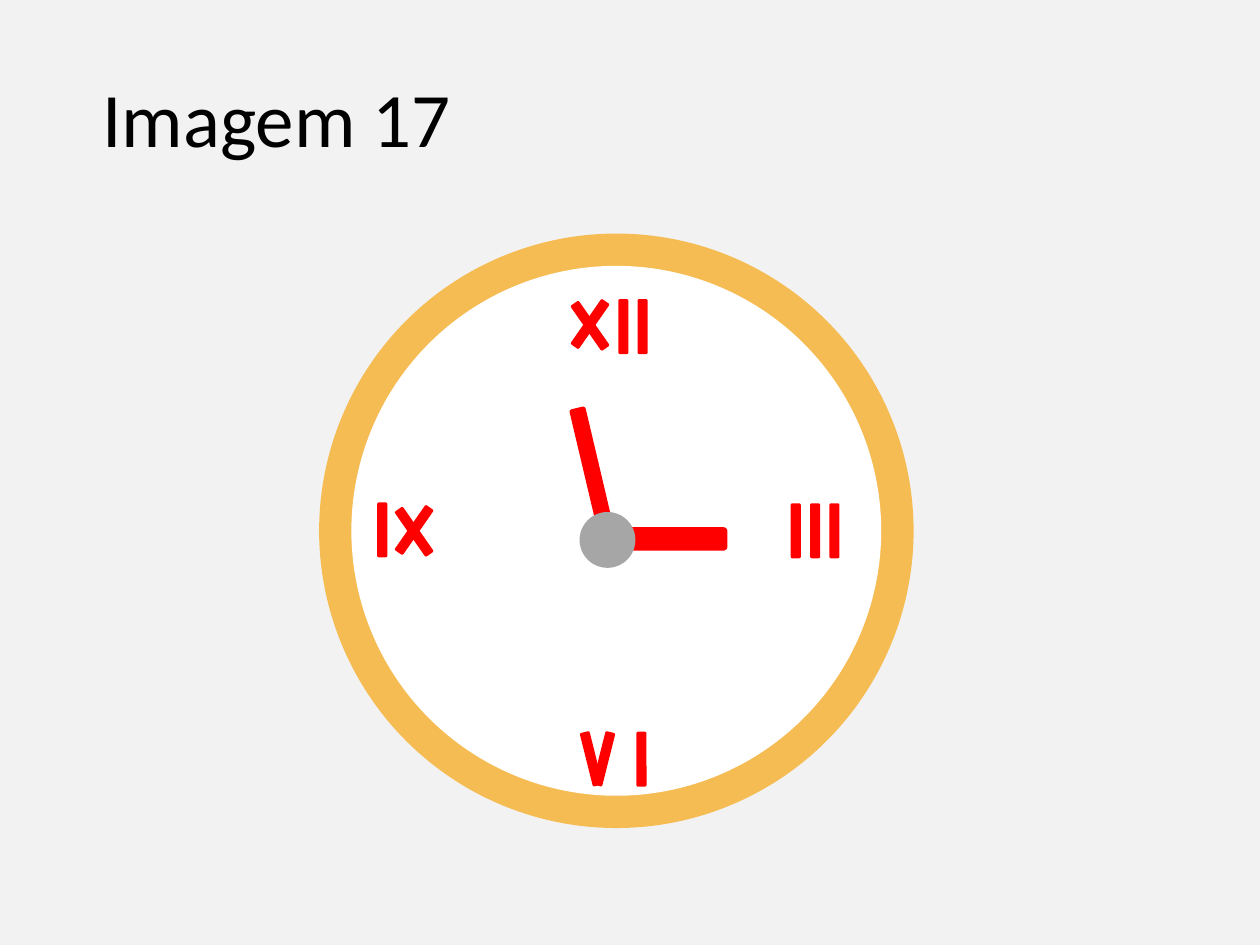
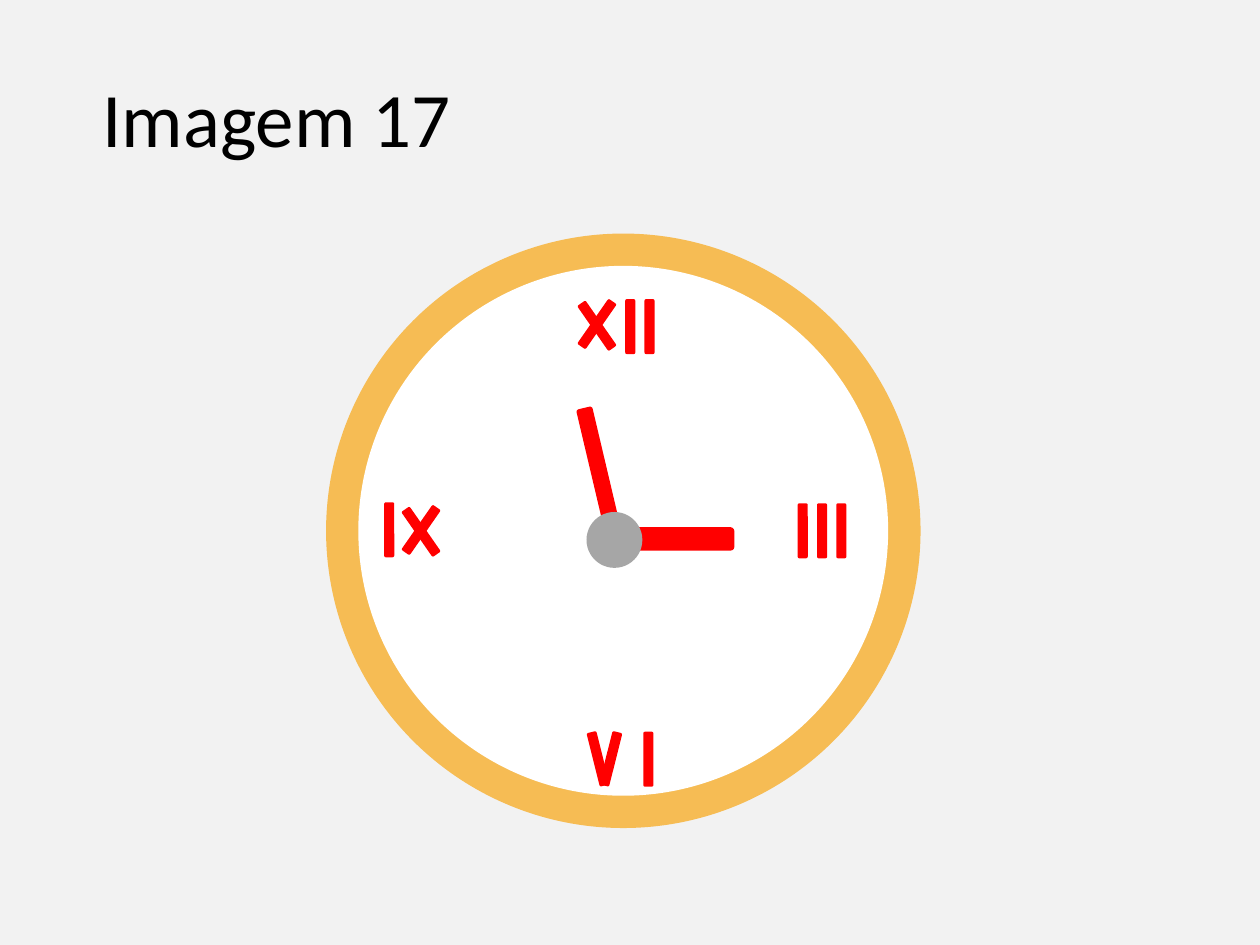
Before and after one commit to gustavogitzel/Discussex, a slide deck: slide 16 of Rascunhos/Imagens PrevContracep.pptx (slide 13 before the commit). Drawn at 1260x945 pixels with LibreOffice and Linux fonts; fonts in the diff are those of the drawing. Boxes give left, top, right and bottom in pixels: in the first picture for what was removed or moved away, otherwise in the second. Text is boxed around its words. In the diff, an @@ line names an element or a change of style, - is before the commit and + after.

```diff
--- a/Rascunhos/Imagens PrevContracep.pptx
+++ b/Rascunhos/Imagens PrevContracep.pptx
@@ 11 rounded rectangles, 3 ellipses: place and size @@
-11 rounded rectangles, 3 ellipses at box(319, 233, 914, 828)
+11 rounded rectangles, 3 ellipses at box(326, 233, 921, 828)
@@ 4 rounded rectangles: place and size @@
-4 rounded rectangles at box(579, 503, 839, 788)
+4 rounded rectangles at box(587, 503, 847, 788)
```
Also in this commit, not shown: 14 other slides changed, 4 slides added.
